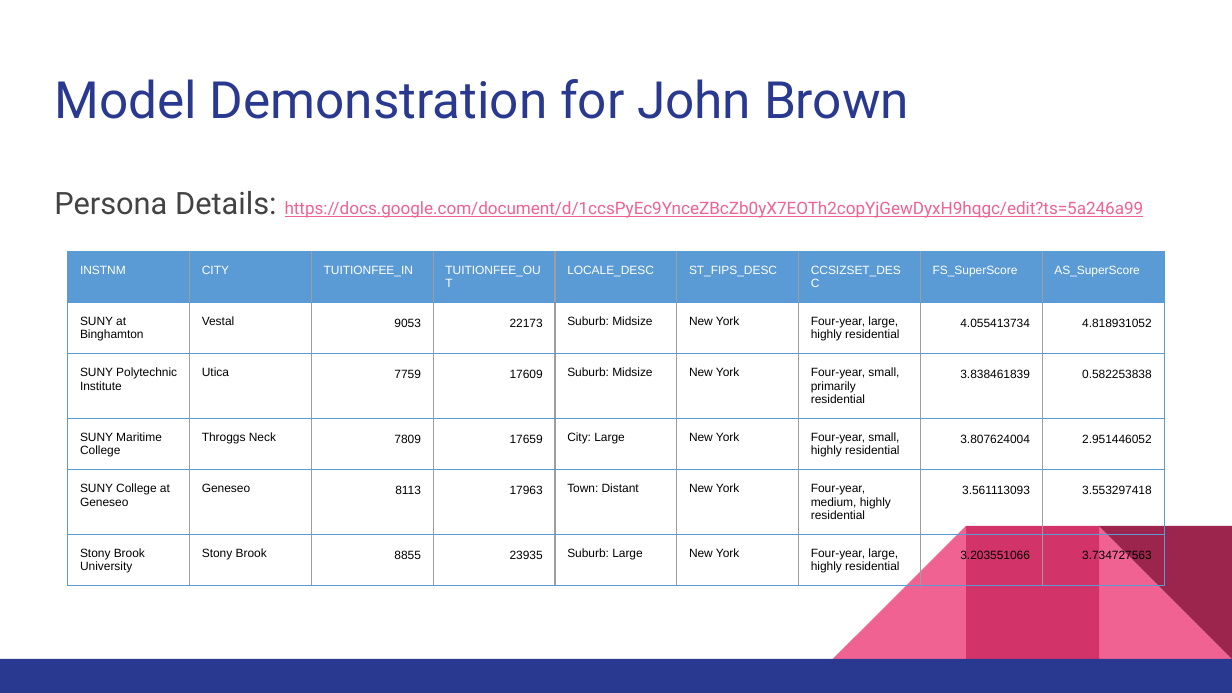
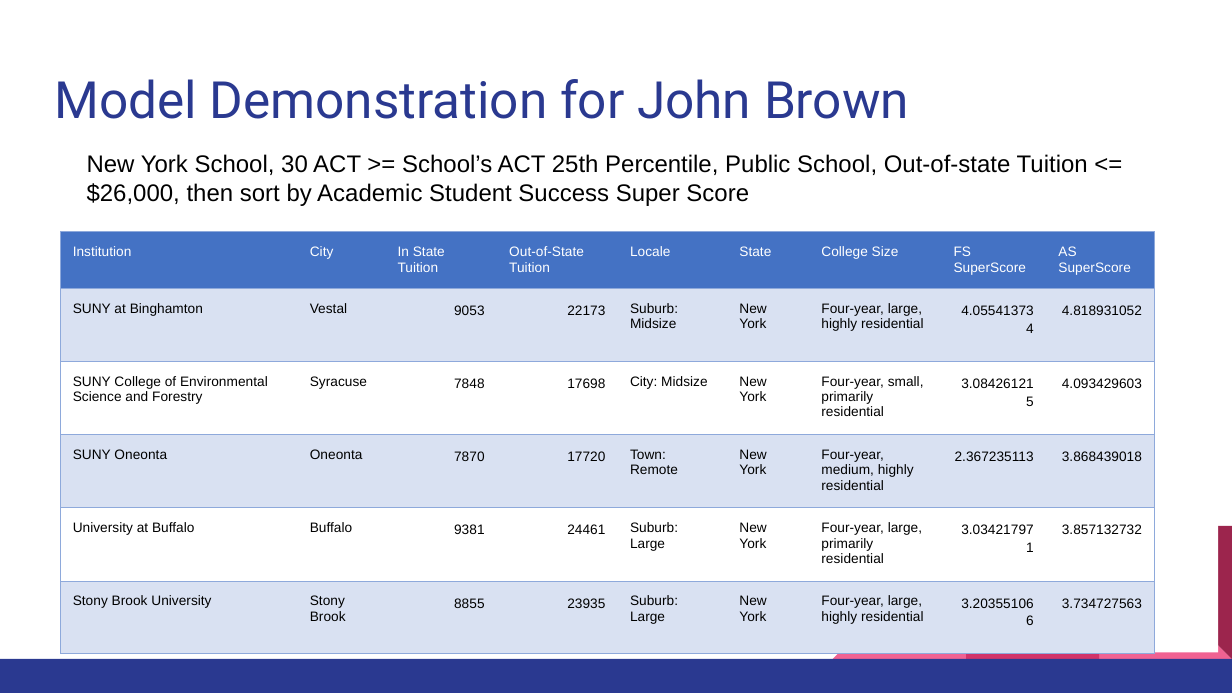
Before and after one commit to brooksrelyt/infm600, a slide deck: slide 19 of College Scorecard Analysis Project/College Selection Model Presentation.pptx (slide 18 before the commit). Drawn at 1232x693 pixels with LibreOffice and Linux fonts; fonts in the diff are those of the drawing. Boxes give left, top, right and bottom in pixels: in the first picture for what was removed or moved away, otherwise in the second. Text is boxed around its words. In the diff, an @@ line names an element or a change of style, - is before the commit and + after.

```diff
--- a/College Scorecard Analysis Project/College Selection Model Presentation.pptx
+++ b/College Scorecard Analysis Project/College Selection Model Presentation.pptx
@@ text added at [87,154,1088,206], 14 pt, text #000000 @@
+New York School, 30 ACT >= School’s ACT 25th Percentile, Public School, Out-of-state Tuition <= $26,000, then sort by Academic Student Success Super Score
@@ text removed at [54,191,1144,218] @@
-Persona Details: https://docs.google.com/document/d/1ccsPyEc9YnceZBcZb0yX7EOTh2copYjGewDyxH9hqgc/edit?ts=5a246a99
@@ rectangle added at [11,218,1218,653], fill #FFFFFF @@
@@ table at [60,232,1154,657] @@
-row 1: INSTNM | CITY | TUITIONFEE_IN | TUITIONFEE_OUT | LOCALE_DESC | ST_FIPS_DESC | CCSIZSET_DESC | FS_SuperScore | AS_SuperScore
+row 1: Institution | City | In State Tuition | Out-of-State Tuition | Locale | State | College Size | FS SuperScore | AS SuperScore
-row 3: SUNY Polytechnic Institute | Utica | 7759 | 17609 | Suburb: Midsize | New York | Four-year, small, primarily residential | 3.838461839 | 0.582253838
+row 3: SUNY College of Environmental Science and Forestry | Syracuse | 7848 | 17698 | City: Midsize | New York | Four-year, small, primarily residential | 3.084261215 | 4.093429603
-row 4: SUNY Maritime College | Throggs Neck | 7809 | 17659 | City: Large | New York | Four-year, small, highly residential | 3.807624004 | 2.951446052
+row 4: SUNY Oneonta | Oneonta | 7870 | 17720 | Town: Remote | New York | Four-year, medium, highly residential | 2.367235113 | 3.868439018
-row 5: SUNY College at Geneseo | Geneseo | 8113 | 17963 | Town: Distant | New York | Four-year, medium, highly residential | 3.561113093 | 3.553297418
+row 5: University at Buffalo | Buffalo | 9381 | 24461 | Suburb: Large | New York | Four-year, large, primarily residential | 3.034217971 | 3.857132732
@@ fill #5B9BD5 to #4472C4 in row 1 @@
@@ fill none to #D9E1F2 in 27 cells @@
@@ size 7 to 8 pt in "SUNY at Binghamton", "Vestal", "9053", "22173" and 18 more places @@
@@ borders changed @@
@@ table: place and size @@
-table at [68,251,1165,655]
+table at [60,232,1154,657]
```
Also in this commit, not shown: 11 other slides changed, 5 slides added, 4 slides removed.
